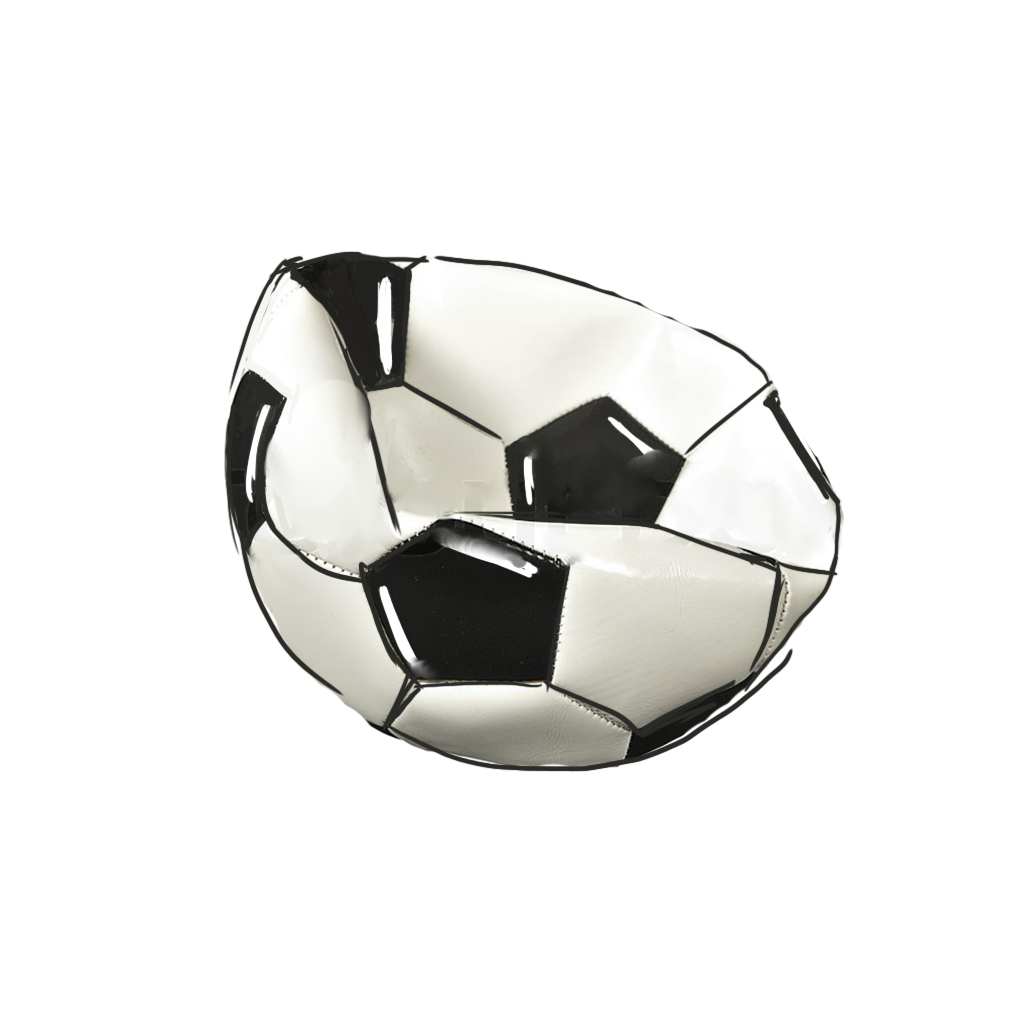
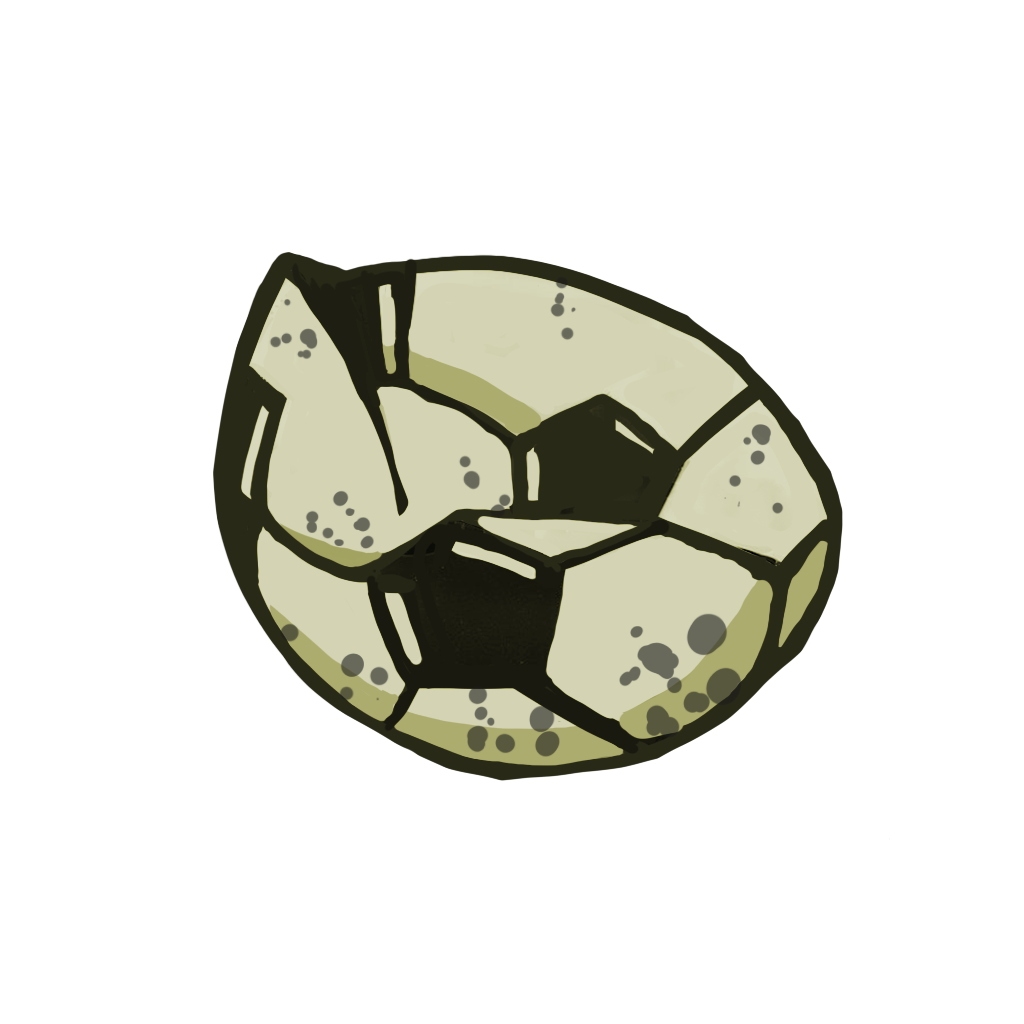
The second 1024px x 1024px image is a revision of the first. Changes to its layers:
added layer "Layer 13" (58%) above "Layer 12 copy" over [269, 276, 784, 758]
added layer "Layer 12 copy" above "Layer 12" over [213, 252, 890, 840]
hid "Layer 12" over [224, 251, 845, 773]
